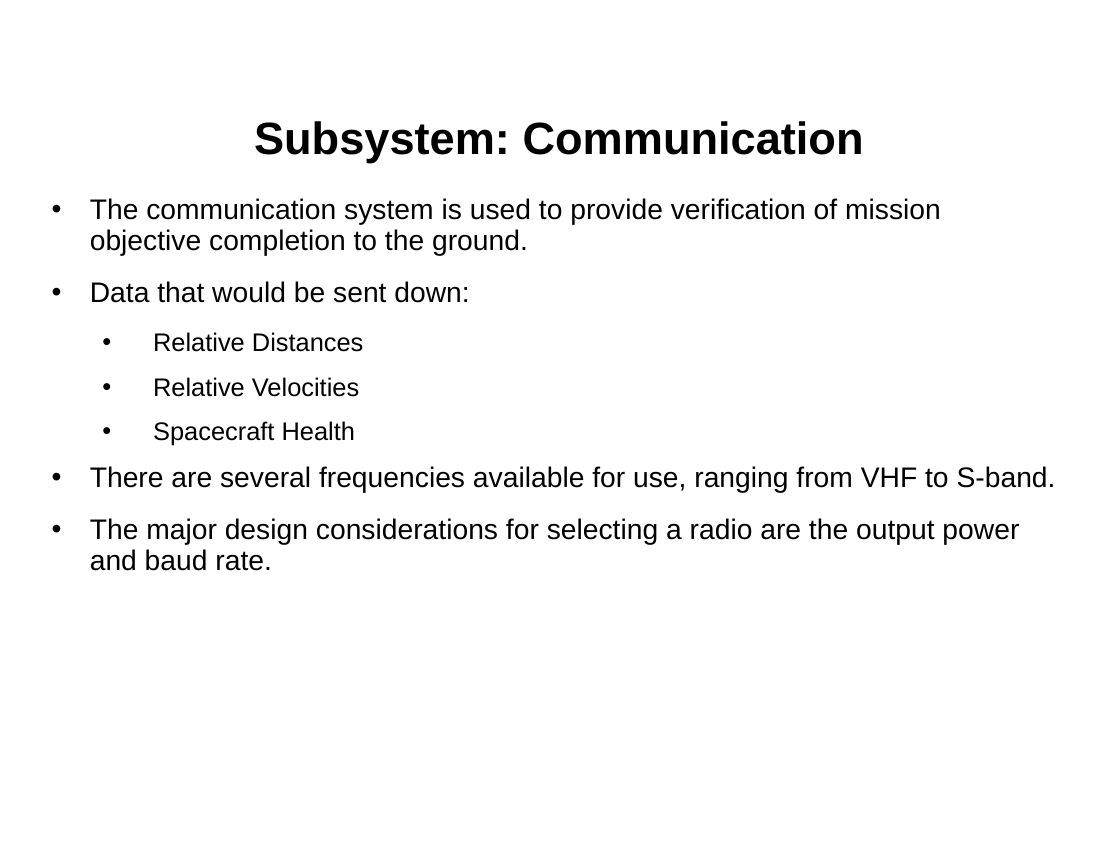
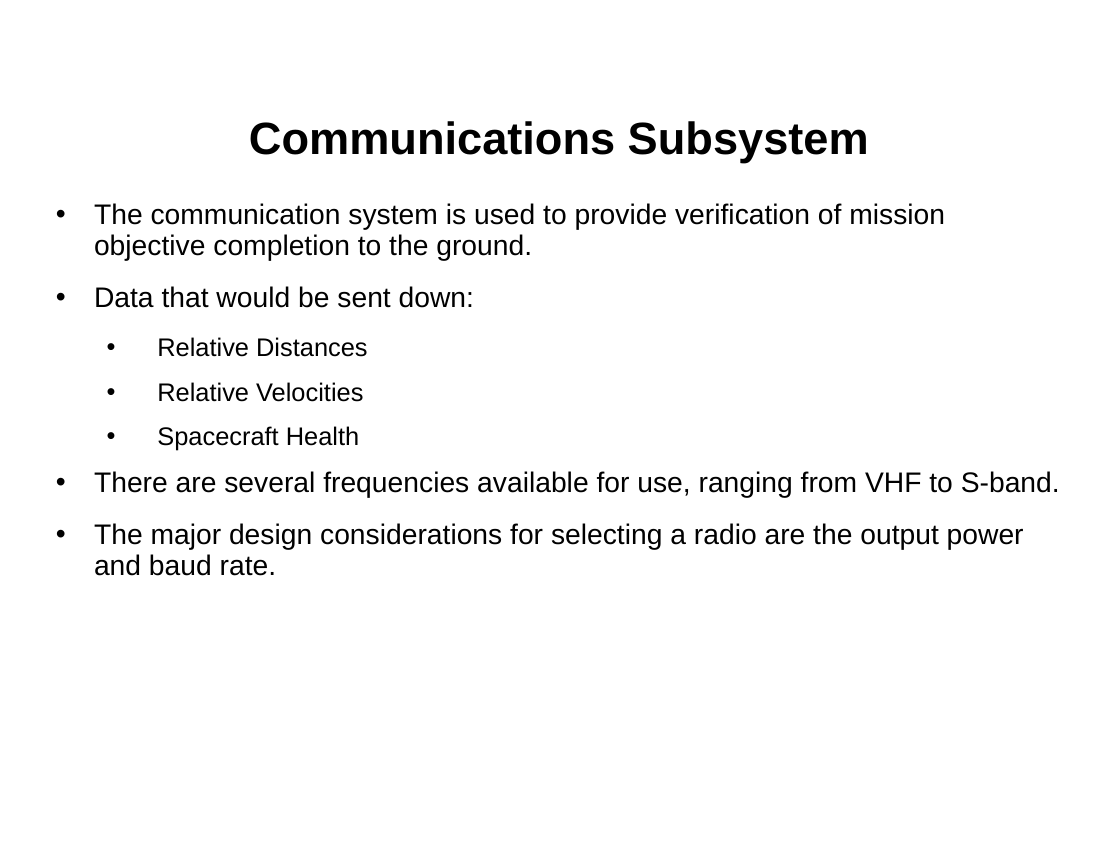
Before and after one commit to RascalSeniorDesign/Preliminary-Design, a slide deck: slide 27 of CMQA/Presentations/First-Semester-Presentation (Internal Use Only).ppt (slide 25 before the commit). Drawn at 1120x841 pixels with LibreOffice and Linux fonts; fonts in the diff are those of the drawing; background and template pictures are left out. Boxes give left, top, right and bottom in pixels: in the first picture for what was removed or moved away, otherwise in the second. Text is boxed around its words. In the diff, an @@ line names an element or a change of style, - is before the commit and + after.

```diff
--- a/CMQA/Presentations/First-Semester-Presentation (Internal Use Only).ppt
+++ b/CMQA/Presentations/First-Semester-Presentation (Internal Use Only).ppt
@@ title at [249,121,869,162]: text changed @@
-Subsystem: Communication
+Communications Subsystem
@@ text "The communication system is used ...": place and size @@
-text "The communication system is used ..." at [90,198,1056,571]
+text "The communication system is used ..." at [94,203,1060,576]
```
Also in this commit, not shown: 23 other slides changed, 6 slides added, 3 slides removed.
